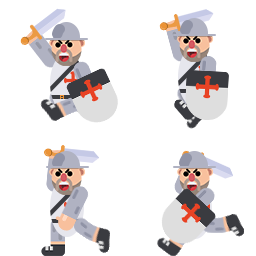
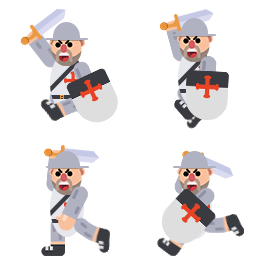
Revision of a layered 256 × 256 image; what changed, layer by layer:
hid "Shape 648" (1st of 4, in "Up"), painted on it over box(52, 24, 65, 38)
hid "Shape 648" (2nd of 4, in "kickoff"), painted on it over box(180, 20, 193, 34)
hid "Shape 648" (3rd of 4, in "Passing") over box(52, 153, 65, 166)
hid "Shape 648" (4th of 4, in "Contact"), painted on it over box(179, 153, 192, 166)
